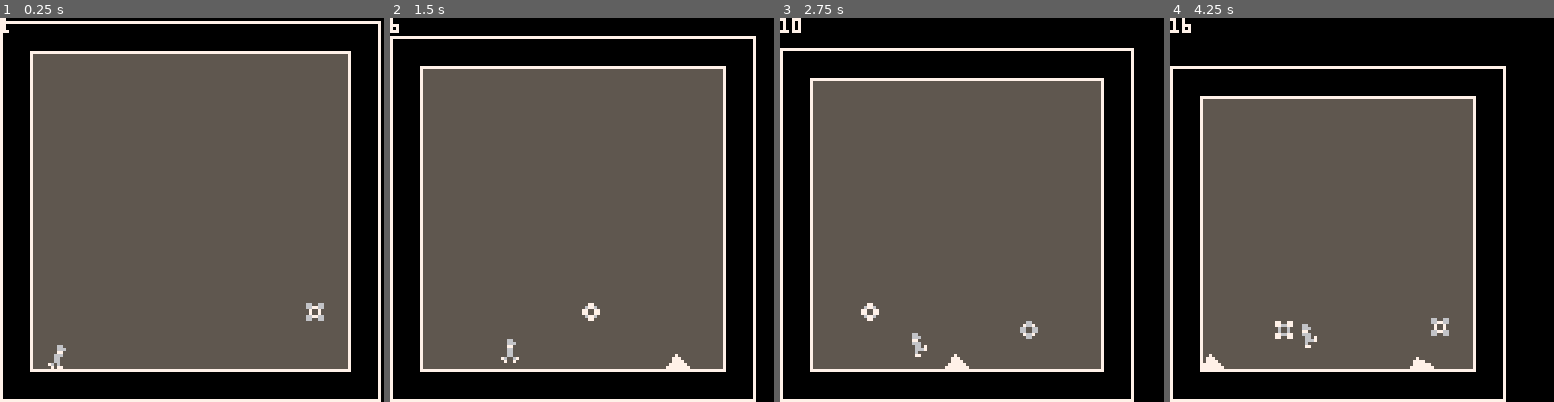
Above: before the commit, frames 1-4 (left to right).
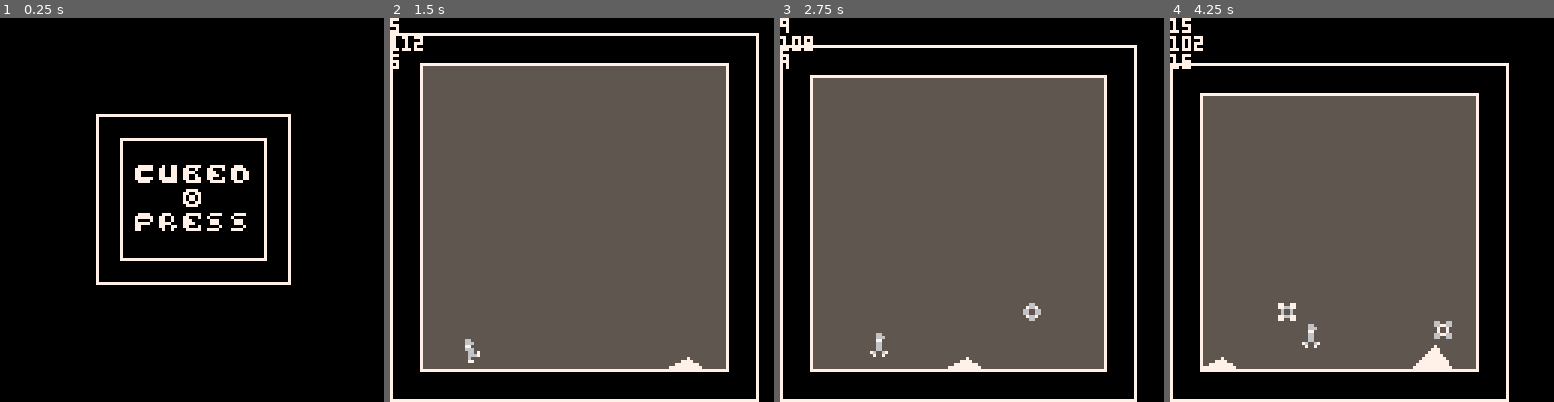
Above: after the commit, the same moments.

Repository: oct2pus/Cubed
Game: PICO-8 cartridge leapoffaith.p8
The game is run twice, just before and just after one commit, with the same random seed, the same clock (stepped at 60 frames per second) and the same inputs.
Inputs:
- Up to frame 1 (0.25 s): no input
- Up to frame 2 (1.5 s): tap O (Z key) at 0.33, 0.7, 1.43 s
- Up to frame 3 (2.75 s): tap O (Z key) at 2.22 s
- Up to frame 4 (4.25 s): tap O (Z key) at 3.1, 3.98 s

The runs differ from the first frame. In frame 1, 73% of the frame differs, in the area x 0-100%, y 0-100%; in frame 2, 6.1%; in frame 3, 6.2%; in frame 4, 6.3%.

Commit message:
finished but with really big air quotes

Diff:
--- a/leapoffaith.p8
+++ b/leapoffaith.p8
@@ -27,27 +27,69 @@
 		player.sprite = 1
 		player.sprite_max = 7
 		player.sprite_min = 4
-    player.aligned = screen.x-60
-    player.floored = false
+		player.sprite_last = 4
+  player.aligned = screen.x-60
+  player.floored = false
+  player.invuln = 0
 	counter = 0
  orbs = {}
 	spikes = {}
  score = 0
+ game_state = 0
 end
 
 // controls/gameplay
 
 function _update()
- result = jump_player(btn(4))
- move_player()
- gravity_player()
- create_orbs()
- move_orbs()
- create_spikes()
- move_spikes()
- collide_spikes_player()
- collide_orbs_player()
- shrink_screen()
+	if game_state == 0 then
+		if start_game(btnp(4)) then
+			game_state = 1
+		end
+	elseif game_state == 1 then
+  result = jump_player(btn(4))
+  move_player()
+  gravity_player()
+  vuln_player()
+  create_orbs()
+  move_orbs()
+  create_spikes()
+  move_spikes()
+  collide_spikes_player()
+  collide_orbs_player()
+  shrink_screen()
+  if end_game() then
+ 		game_state = 2
+ 	end
+	end
+end
+
+function start_game(pressed)
+	if pressed then
+		return true
+	else
+		return false
+	end
+end
+
+function end_game()
+	if screen.x < 18 then
+		return true
+	else
+		return false
+	end
+
+end
+
+
+function vuln_player()
+ if player.invuln > 0 and counter % 5 == 0 then
+ 	player.invuln -= 1
+ 	if player.sprite >= 7 then
+ 		player.sprite = 4
+ 	else
+ 		player.sprite = 3
+ 	end
+ end
 end
 
 function create_spikes()
@@ -80,13 +122,29 @@
 end
 
 function collide_spikes_player()
+	local y = 0
+	for spike in all(spikes) do
+		y = spike[4]
+		repeat
+			if player.invuln <= 0 and player.x >= spike[1] and player.x+4 <= spike[5] then
+				if player.y+8 >= y then
+				screen.x -= 10
+				screen.y += 10
+				player.y_speed -= 2
+				player.x_speed += 5
+				player.invuln = 10
+				end
+			end
+			y += 1
+		until y > floor.y
+	end
 end
 
 function shrink_screen()
 	if counter % 8 == 4 then
 	 screen.x -= 1
 	 screen.y += 1
-	 if player.aligned > 10 then
+	 if player.aligned >= 10 then
 	 	player.aligned = screen.x-60
 	 end
 	 score += 1
@@ -129,7 +187,9 @@
 		 	screen.x += 30
 		 	screen.y -= 30
 		 end
-		 player.aligned = screen.x-60
+		 if player.aligned > 10 then
+			 player.aligned = screen.x-60
+			end
 		end
 	end
 end
@@ -137,10 +197,10 @@
 function jump_player(jump)
   if jump and player.floored then
 		z.frame += 1
-		if (z.speed < decay) then
-			player.y_velocity = decay
-			player.y_speed = decay
-      decay -= 1
+		if (z.speed < z.decay) then
+			player.y_velocity = z.decay
+			player.y_speed = z.decay
+      z.decay -= 1
 		end
     return true
   elseif jump and not player.floored then
@@ -148,19 +208,27 @@
     return true
 	elseif not jump then
 		z.frame = 0
-		decay = 0
+		z.decay = 0
     return false
 	end
 end
 
 function move_player()
 	// align player with 'middle'
+	if player.aligned < 10 then
+			player.aligned = 10
+	end
+
 	if player.y == floor.y-8 and player.x != player.aligned then
 		if counter % 3 == 0 then
 			if player.x > player.aligned then
 				player.x_speed = -1
 			else
-				player.x_speed = 1
+				if player.x_speed > 1 then
+					player.x_speed -= 1
+				else
+					player.x_speed = 1
+				end
 			end
 		end
 	else
@@ -170,11 +238,16 @@
 	// move player
 	player.y_speed += player.y_velocity/50
 	player.y += player.y_speed
-  player.x += player.x_speed
+ player.x += player.x_speed
 
 	// ensure player cannot go lower than floor at floor
 	if player.y > floor.y-8 then
   	player.y = floor.y-8
+	end
+
+	// ensure player go higher than ceiling
+	if player.y < screen.y+10 then
+		player.y = screen.y+10
 	end
 
 end
@@ -198,12 +271,37 @@
 function _draw()
 	counter += 1
 	cls()
-	draw_sky()
-	draw_floor()
-	draw_orbs()
-	draw_spikes()
-	draw_player()
-	draw_debug()
+	if game_state == 0 then
+		draw_title()
+	elseif game_state == 1 then
+		draw_sky()
+		draw_floor()
+		draw_orbs()
+		draw_spikes()
+		draw_player()
+		draw_debug()
+	elseif game_state == 2 then
+
+	end
+end
+
+function draw_title()
+	rect(40, 40, 88, 80, 7)
+	rect(32, 32, 96, 88, 7)
+	// 'cubed'
+	spr(34, 44, 48)
+	spr(35, 52, 48)
+	spr(36, 60, 48)
+	spr(37, 68, 48)
+	spr(38, 76, 48)
+	// 'press'
+	spr(50, 44, 64)
+	spr(51, 52, 64)
+	spr(37, 60, 64)
+	spr(52, 68, 64)
+	spr(52, 76, 64)
+	// 🅾️
+	spr(53, 60, 56)
 end
 
 function draw_spikes()
@@ -248,6 +346,8 @@
 
 function draw_debug()
 	print(score)
+	print(screen.x)
+	print(screen.y)
 end
 
 function draw_player()
@@ -325,146 +425,146 @@
 00000000000770000660066000000000000000000006600007700770000000000000000000000000000000000000000000000000000000000000000000000000
 00000000000000000000000000000000000000000000000000000000000000000000000000000000000000000000000000000000000000000000000000000000
 00000000000000000000000000000000000000000000000000000000000000000000000000000000000000000000000000000000000000000000000000000000
-00000066660000000000000000000000000000000000000000000000000000000000000000000000000000000000000000000000000000000000000000000000
-00000677776000000000000000000000000000000000000000000000000000000000000000000000000000000000000000000000000000000000000000000000
-00006777777600000000000000000000000000000000000000000000000000000000000000000000000000000000000000000000000000000000000000000000
-00067777777760000000000000000000000000000000000000000000000000000000000000000000000000000000000000000000000000000000000000000000
-00677777777776000000000000000000000000000000000000000000000000000000000000000000000000000000000000000000000000000000000000000000
+00000066660000000077777000700770007777700077777000777000000000000000000000000000000000000000000000000000000000000000000000000000
+00000677776000000777777007700770077007000770007007777700000000000000000000000000000000000000000000000000000000000000000000000000
+00006777777600000770000007700770077770000777000007700770000000000000000000000000000000000000000000000000000000000000000000000000
+00067777777760000770000007700770077007000777700007700770000000000000000000000000000000000000000000000000000000000000000000000000
+00677777777776000777777007777770077007700770007007700770000000000000000000000000000000000000000000000000000000000000000000000000
+06777777777777600077770000777770007777700077777000777000000000000000000000000000000000000000000000000000000000000000000000000000
 06777777777777600000000000000000000000000000000000000000000000000000000000000000000000000000000000000000000000000000000000000000
 06777777777777600000000000000000000000000000000000000000000000000000000000000000000000000000000000000000000000000000000000000000
-06777777777777600000000000000000000000000000000000000000000000000000000000000000000000000000000000000000000000000000000000000000
-06777777777777600000000000000000000000000000000000000000000000000000000000000000000000000000000000000000000000000000000000000000
-00677777777776000000000000000000000000000000000000000000000000000000000000000000000000000000000000000000000000000000000000000000
-00067777777760000000000000000000000000000000000000000000000000000000000000000000000000000000000000000000000000000000000000000000
-00006777777600000000000000000000000000000000000000000000000000000000000000000000000000000000000000000000000000000000000000000000
-00000677776000000000000000000000000000000000000000000000000000000000000000000000000000000000000000000000000000000000000000000000
-00000066660000000000000000000000000000000000000000000000000000000000000000000000000000000000000000000000000000000000000000000000
-…(129 lines of a section not shown)…
+06777777777777600077770000777000007777000077770000000000000000000000000000000000000000000000000000000000000000000000000000000000
+00677777777776000777777007700700070000000770077000000000000000000000000000000000000000000000000000000000000000000000000000000000
+00067777777760000700007007700700007770000707707000000000000000000000000000000000000000000000000000000000000000000000000000000000
+00006777777600000777770007777000007770000707707000000000000000000000000000000000000000000000000000000000000000000000000000000000
+00000677776000000770000007700770000007000770077000000000000000000000000000000000000000000000000000000000000000000000000000000000
+00000066660000000770000000700700077770000077770000000000000000000000000000000000000000000000000000000000000000000000000000000000
+…(129 lines of a section not shown)…
Not shown, changed: the thumbnail (__label__) section of leapoffaith.p8
